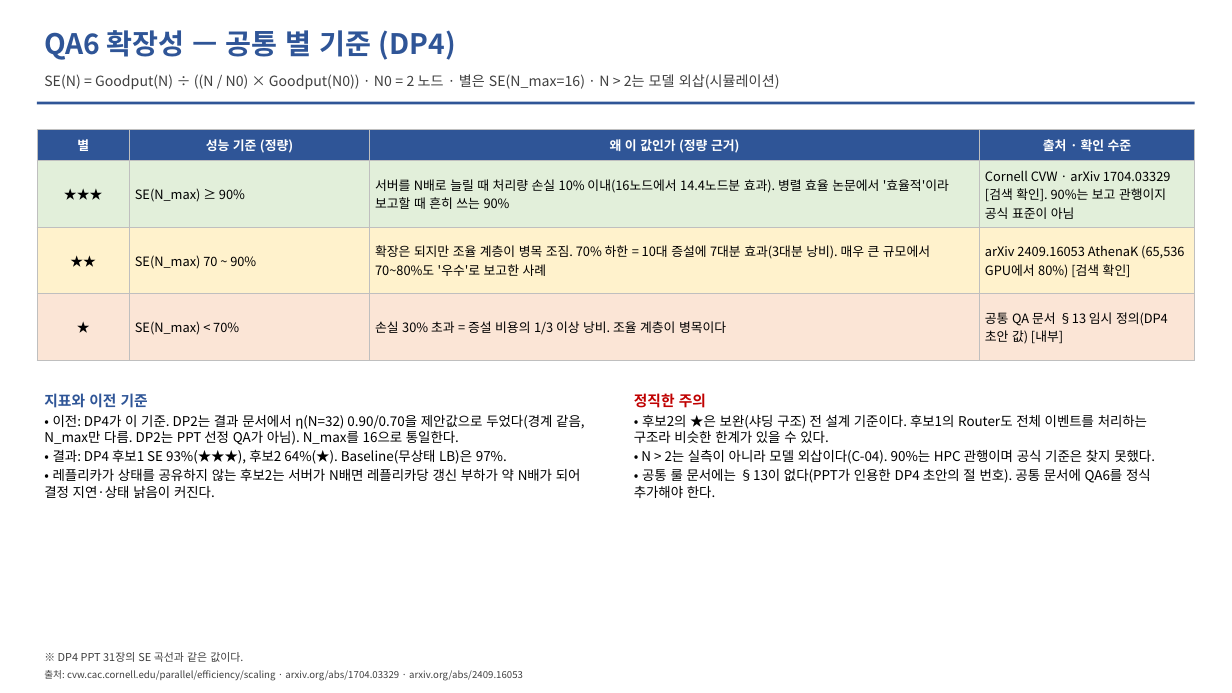
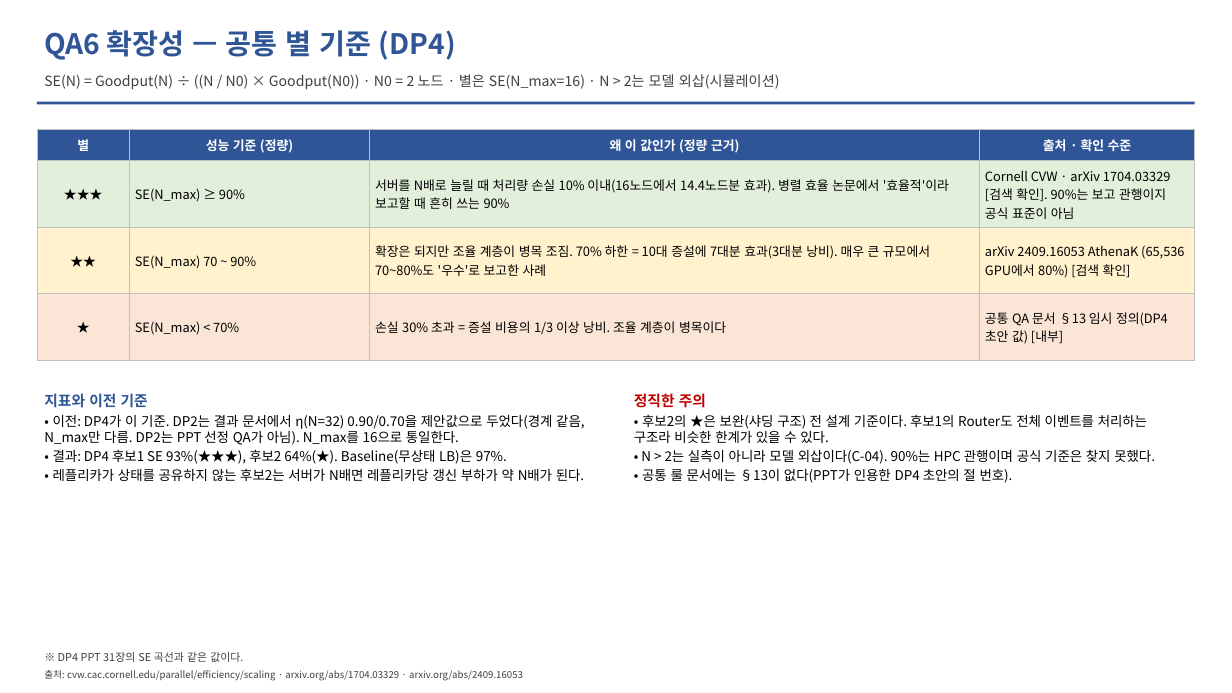
Before and after one commit to mkim0628/vllm, a slide deck: slide 18 of doc-mk/DP-overview-qa-unified.pptx. Drawn at 1232x693 pixels with LibreOffice and Linux fonts; fonts in the diff are those of the drawing. Boxes give left, top, right and bottom in pixels: in the first picture for what was removed or moved away, otherwise in the second. Text is boxed around its words. In the diff, an @@ line names an element or a change of style, - is before the commit and + after.

```diff
--- a/doc-mk/DP-overview-qa-unified.pptx
+++ b/doc-mk/DP-overview-qa-unified.pptx
@@ text at box(53, 469, 584, 481): text changed @@
-• 레플리카가 상태를 공유하지 않는 후보2는 서버가 N배면 레플리카당 갱신 부하가 약 N배가 되어 결정 지연·상태 낡음이 커진다.
+• 레플리카가 상태를 공유하지 않는 후보2는 서버가 N배면 레플리카당 갱신 부하가 약 N배가 된다.
@@ text at box(642, 469, 1013, 483): text changed @@
-• 공통 룰 문서에는 §13이 없다(PPT가 인용한 DP4 초안의 절 번호). 공통 문서에 QA6를 정식 추가해야 한다.
+• 공통 룰 문서에는 §13이 없다(PPT가 인용한 DP4 초안의 절 번호).
```
Also in this commit, not shown: 23 other slides changed, 8 slides added, 8 other files.
